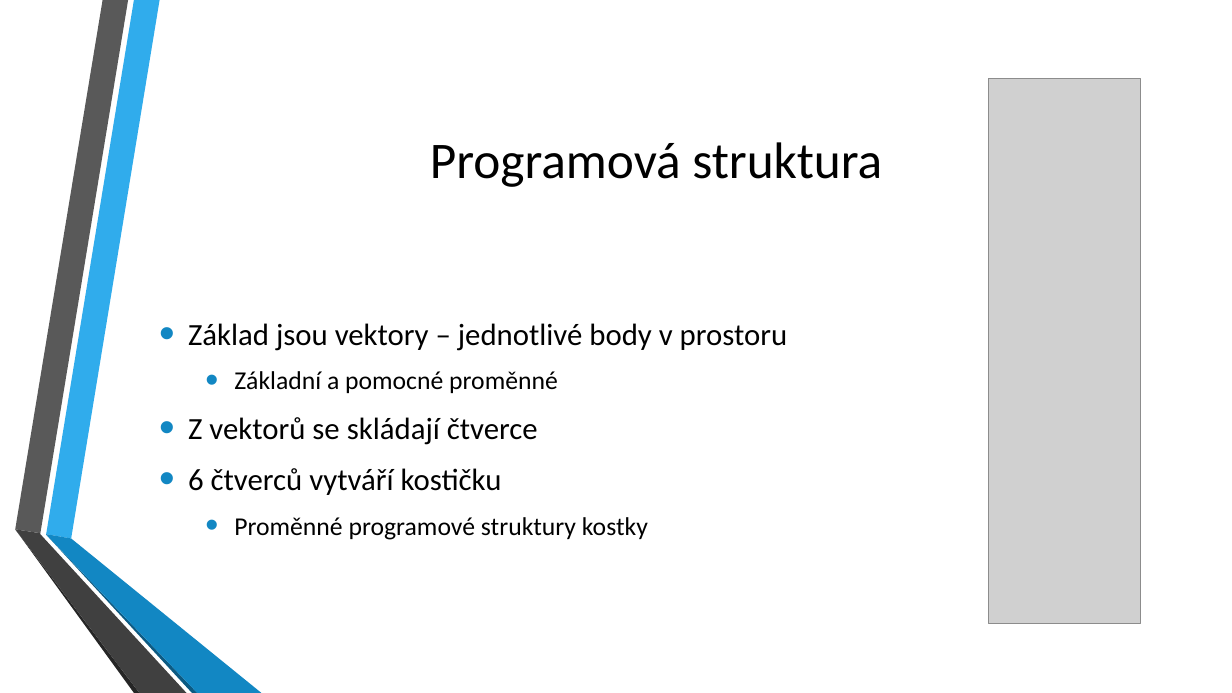
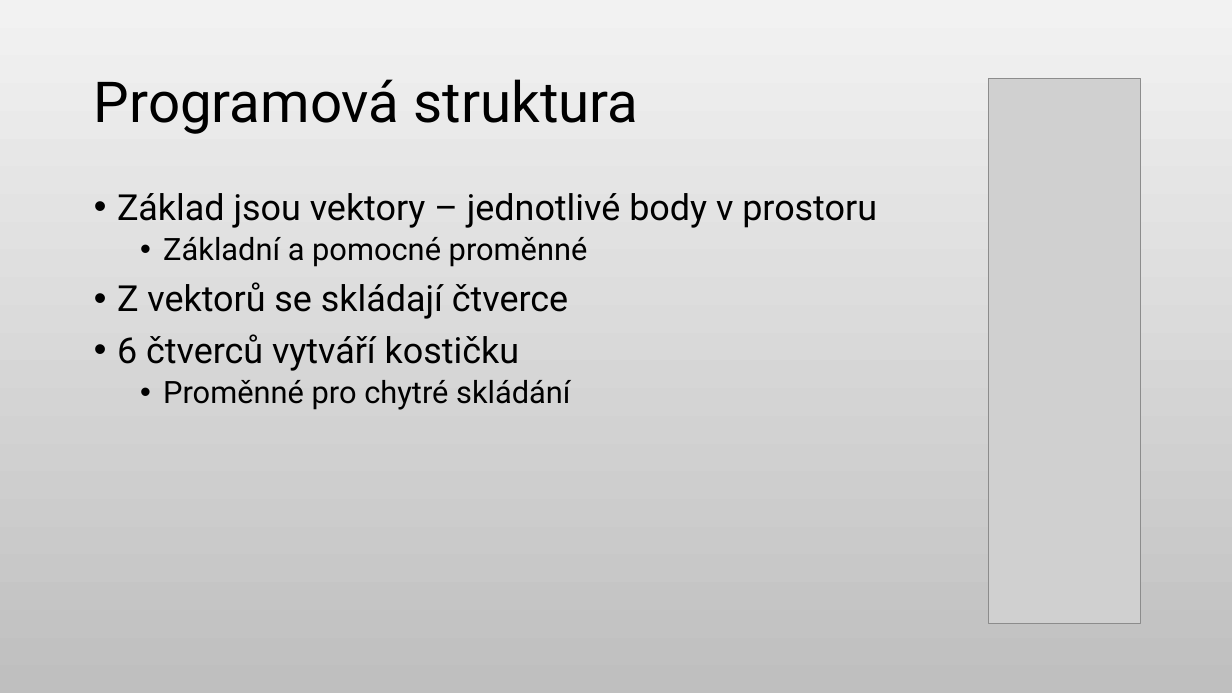
Before and after one commit to KurtinLukas/Rubiks-cube-ROP, a slide deck: slide 5 of ROP Kurtin prezentace.pptx (slide 4 before the commit). Drawn at 1232x693 pixels with LibreOffice and Linux fonts; fonts in the diff are those of the drawing; grey boxes stand for pictures; background and template pictures are left out. Boxes give left, top, right and bottom in pixels: in the first picture for what was removed or moved away, otherwise in the second. Text is boxed around its words. In the diff, an @@ line names an element or a change of style, - is before the commit and + after.

```diff
--- a/ROP Kurtin prezentace.pptx
+++ b/ROP Kurtin prezentace.pptx
@@ background picture (left out) to gradient #F2F2F2 to #BFBFBF @@
@@ title "Programová struktura" moved from (x1=430, y1=142, x2=882, y2=187) to (x1=94, y1=79, x2=639, y2=134) @@
@@ title "Programová struktura" at (x1=94, y1=79, x2=639, y2=134): size 40 to 44 pt, font Calibri to Roboto; alignment centre to left; line spacing 1 to 0.9 @@
@@ text "Základ jsou vektory – jednotlivé ..." moved from (x1=188, y1=323, x2=788, y2=540) to (x1=117, y1=193, x2=877, y2=410) @@
@@ text "Základ jsou vektory – jednotlivé ..." at (x1=117, y1=193, x2=877, y2=410): vertical alignment middle to top @@
@@ text at (x1=117, y1=193, x2=877, y2=371): size 24 to 28 pt in "Základ jsou vektory – jednotlivé body v ...", "Z vektorů se skládají čtverce", "6 čtverců vytváří kostičku"; font Calibri to Roboto in "Základ jsou vektory – jednotlivé body v ...", "Základní a pomocné proměnné", "Z vektorů se skládají čtverce", "6 čtverců vytváří kostičku"; size 20 to 24 pt in "Základní a pomocné proměnné"; indent changed; line spacing 1 to 0.9; less space between paragraphs @@
@@ text at (x1=163, y1=380, x2=570, y2=410): text changed; size 20 to 24 pt; font Calibri to Roboto @@
-  • Proměnné programové struktury kostky
+  • Proměnné pro chytré skládání
@@ group removed at (x1=15, y1=0, x2=262, y2=693): 6 freeform shapes @@
```
Also in this commit, not shown: 7 other slides changed, 2 slides added, 2 slides removed, 5 other files.
